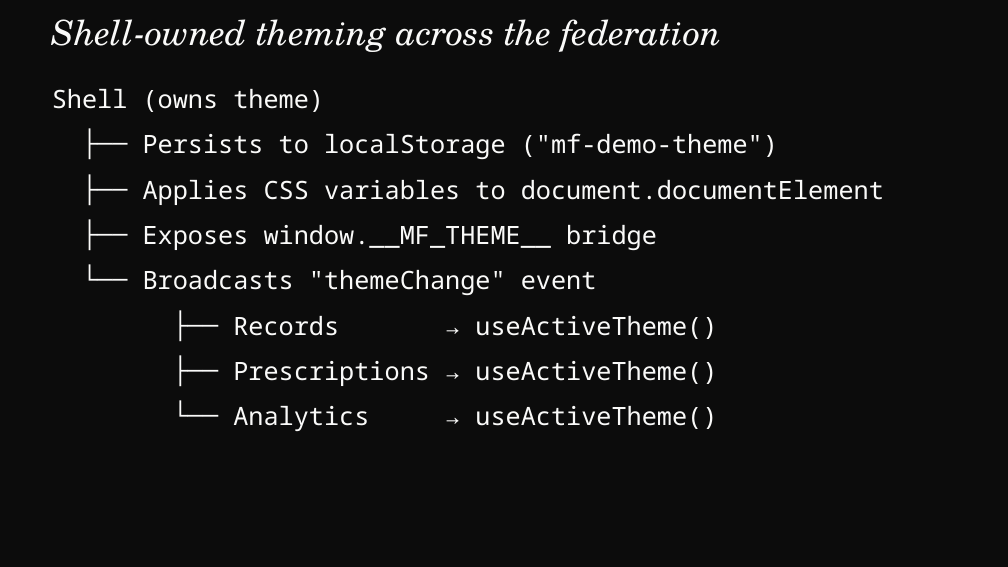
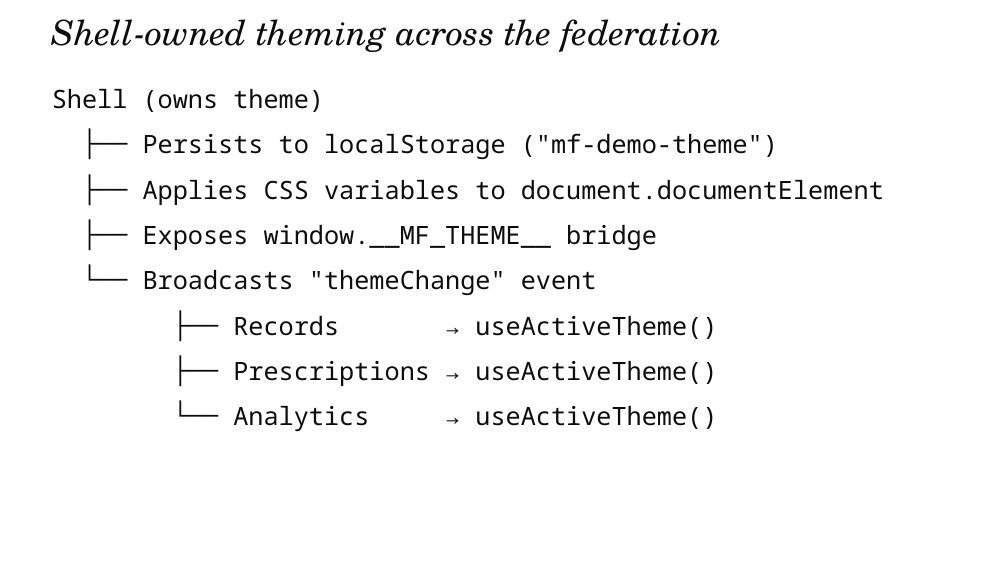
Before and after one commit to devlinduldulao/module-federation-demo, a slide deck: slide 38 of presentation/module-federation.pptx (slide 37 before the commit). Drawn at 1008x567 pixels with LibreOffice and Linux fonts; fonts in the diff are those of the drawing. Boxes give left, top, right and bottom in pixels: in the first picture for what was removed or moved away, otherwise in the second. Text is boxed around its words. In the diff, an @@ line names an element or a change of style, - is before the commit and + after.

```diff
--- a/presentation/module-federation.pptx
+++ b/presentation/module-federation.pptx
@@ background #0C0C0C to #FFFFFF @@
@@ text "Shell-owned theming across the federation" at bbox=[51, 19, 722, 52]: text colour #FAFAF9 to #0D0D0D @@
@@ text "Shell (owns theme)" at bbox=[52, 89, 884, 431]: text colour #FAFAF9 to #0D0D0D @@
```
Also in this commit, not shown: 4 other slides changed, 1 slide added, 12 other files.
